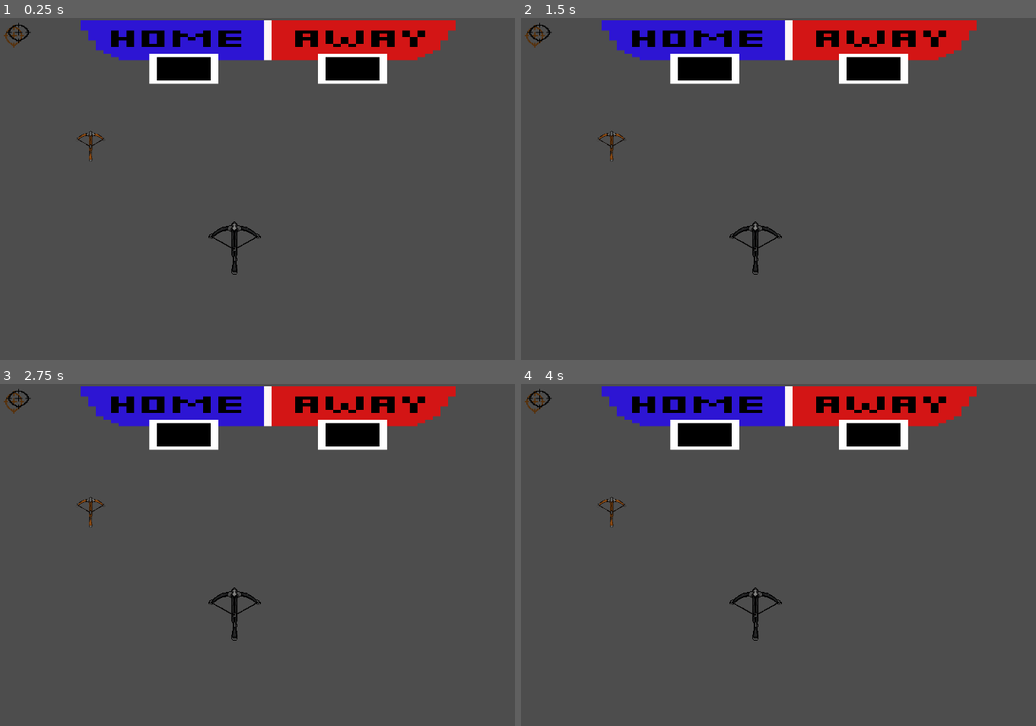
Above: before the commit, frames 1-4 (two rows, left to right).
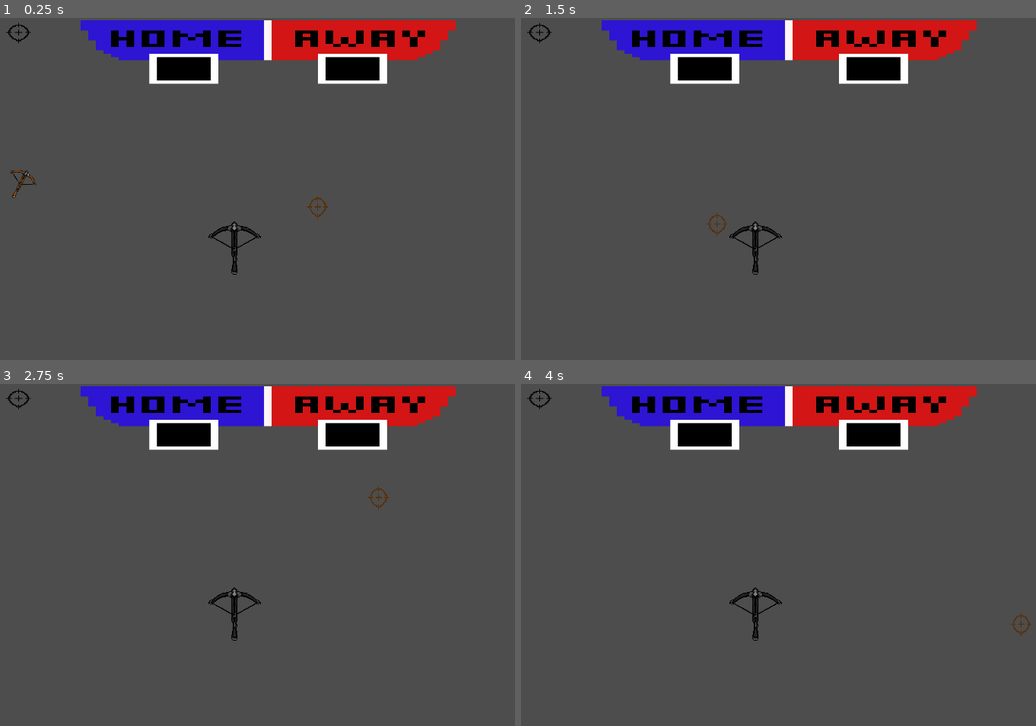
Above: after the commit, the same moments.

Repository: All5LightsAreOnAndWeGoGreenIn2050/thirteendigitech
Game: Godot game, scene res://scenes/archery.tscn
The game is run twice, just before and just after one commit, with the same random seed, the same clock (stepped at 60 frames per second) and the same inputs. This scene is started directly instead of the project's main scene.
Inputs (mouse positions are in pixels of both pictures, inside the frame that each line leads up to):
- Up to frame 1 (0.25 s): no input
- Up to frame 2 (1.5 s): move the mouse to (958, 171) at 0.52 s; hold W (player1_up) from 0.53 s (still down); tap Right (player2_right) at 0.6 s; click (958, 171) at 0.67 s; tap Enter at 1.25 s; move the mouse to (701, 206) at 1.27 s; tap R (player1_hit) at 1.35 s; click (701, 206) at 1.42 s
- Up to frame 3 (2.75 s): tap Right (player2_right) at 1.55, 2.3 s; tap Space (player2_hit) at 2 s; move the mouse to (365, 479) at 2.02 s; release W (player1_up) at 2.03 s; hold A (player1_left) from 2.03 s (still down); hold Down (player2_down) from 2.03 s (still down); click (365, 479) at 2.17 s
- Up to frame 4 (4 s): tap Enter at 2.75 s; move the mouse to (793, 623) at 2.77 s; release A (player1_left) at 2.78 s; release Down (player2_down) at 2.78 s; hold W (player1_up) from 2.78 s (still down); tap Space (player2_hit) at 2.85, 3.5 s; click (793, 623) at 2.92 s; tap Right (player2_right) at 3.05, 3.6 s; move the mouse to (1005, 606) at 3.52 s; click (1005, 606) at 3.67 s

The runs differ from the first frame. In frame 1, 0.3% of the frame differs, in the area x 0-64%, y 2-59%; in frame 2, 0.2%; in frame 3, 0.2%; in frame 4, 0.2%.
Error in both runs: Trying to assign value of type 'Node2D' to a variable of type 'Timer'. (res://scripts/opponent_archery.gd:10)

Commit message:
archery update

Diff:
--- a/sports-game/scripts/archery_player.gd
+++ b/sports-game/scripts/archery_player.gd
@@ -1,5 +1,6 @@
 extends CharacterBody2D
 
+const gravity = 1000.0
 
 @export var move_speed: float = 200.0
 @export var arrow_cooldown: float = 1.0
@@ -18,6 +19,59 @@
 	cooldown_timer.one_shot = true
 	cooldown_timer.timeout.connect(cooldown_finished)
 
+func _process(delta: float) -> void:
+	move(delta)
+	aim()
+	aim_target_update()
+
+
+func move(delta: float) -> void:
+	if not is_on_floor():
+		velocity.y += gravity * delta
+
+	var direction = Input.get_axis("player1_left","player2_right")
+
+	velocity.x = direction * move_speed
+
+	move_and_slide()
+# Copy of ping pong clamps to do position
+
+func aim() -> void:
+	if not is_instance_valid(bow_turn):
+		return
+	var mouse_position = get_global_mouse_position()
+	bow_turn.look_at(mouse_position)
+
+
+func aim_target_update() -> void:
+	aim_guide.global_position = get_global_mouse_position()
+
+
+func _unhandled_input(event: InputEvent) -> void:
+	if event is InputEventMouseButton:
+		if event.button_index == MOUSE_BUTTON_LEFT and event.pressed and can_fire:
+			fire()
+
+
+func fire() -> void:
+	can_fire = false
+	cooldown_timer.start()
+
+	var arrow: Node2D = arrow.instantiate()
+	arrow.shooter_id = "player"
+	get_parent().add_child(arrow)
+
+	var arrow_position = Vector2(16,0)
+	if is_instance_valid(bow_turn):
+		arrow.global_position = bow_turn.global_position + \
+		bow_turn.transform.x * arrow_position.x
+		arrow.rotation = bow_turn.global_rotation
+	else:
+		arrow.global_position = Vector2(40, -10)
+
+	var arrow_direction: = (get_global_mouse_position() - arrow.global_position).normalized()
+	arrow.launch(arrow_direction, arrow_speed)
+
 
 func cooldown_finished() -> void:
 	can_fire = true
--- a/sports-game/scripts/arrow.gd
+++ b/sports-game/scripts/arrow.gd
@@ -1,11 +1,50 @@
 extends Node2D
 
+signal landed (arrow: Node2D)
 
-# Called when the node enters the scene tree for the first time.
-func _ready() -> void:
-	pass # Replace with function body.
+@export var speed: float = 900.0
+@export var gravity: = 900.0
+@export var shooter_id: = "player"
 
+@onready var arrow_sprite: Sprite2D = $Sprite2D
 
-# Called every frame. 'delta' is the elapsed time since the previous frame.
+var velocity: Vector2 = Vector2.ZERO
+var fly: bool = false
+var target_node: Node2D = null
+
+func launch(direction: Vector2, launch_speed: float = speed) -> void:
+	velocity = direction.normalized() * launch_speed
+	fly = true
+
 func _process(delta: float) -> void:
-	pass
+	if not fly:
+		return
+
+	velocity.y += gravity * delta
+	global_position += velocity * delta
+
+	rotation = velocity.angle()
+
+	if target_node and target_node.is_inside_tree():
+		var arrow_distance = global_position.distance_to(target_node.global_position)
+		if arrow_distance < 90:
+			fly = false
+			target_node.try_hit(global_position, shooter_id)
+			emit_signal("landed", self)
+			stick_in_target()
+			return
+
+	var cleanup = get_viewport_rect().size
+	if global_position.y > cleanup.y + 100 or \
+		global_position.x < -100 or \
+		global_position.x > cleanup.x + 100:
+		fly = false
+		emit_signal("landed", self)
+		queue_free()
+
+func stick_in_target() -> void:
+	set_process(false)
+	var arrow_tween = create_tween()
+	arrow_tween.tween_interval(1.2)
+	arrow_tween.tween_property(self, "modulate:a", 0.0, 0.4)
+	arrow_tween.tween_callback(queue_free)
